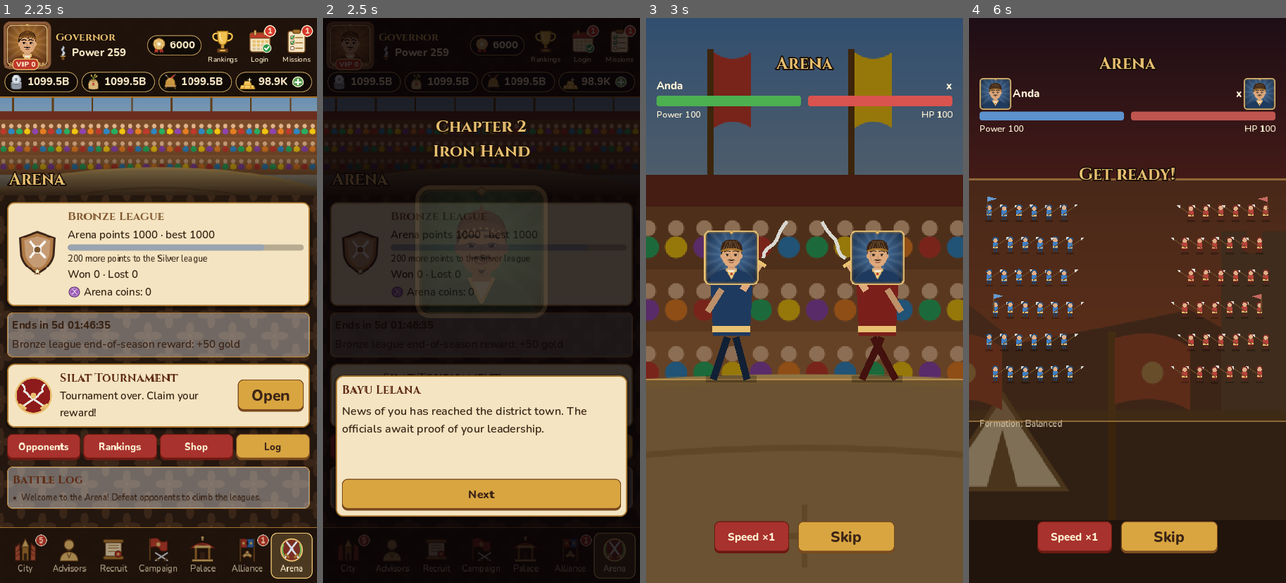
Above: before the commit, frames 1-4 (left to right).
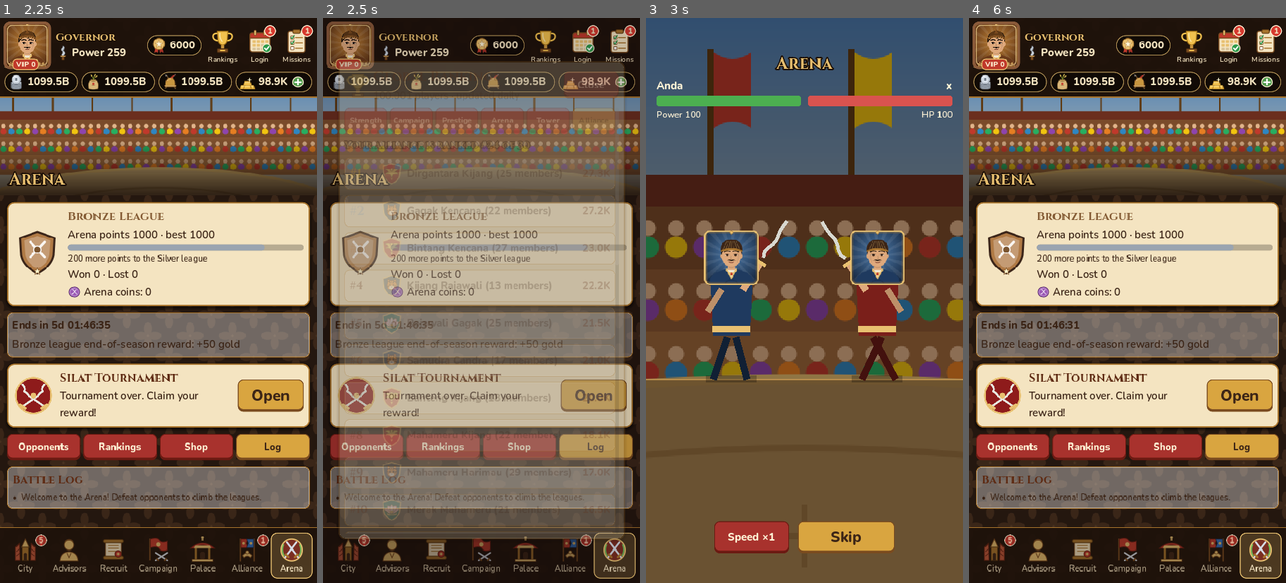
Above: after the commit, the same moments.

Repository: microaltech/tlg
Game: Godot game, scene res://tools/i18n_check.tscn
The game is run twice, just before and just after one commit, with the same random seed, the same clock (stepped at 60 frames per second) and the same inputs. This scene is started directly instead of the project's main scene.
Inputs (mouse positions are in pixels of both pictures, inside the frame that each line leads up to):
- Up to frame 1 (2.25 s): click (28, 46) at 0.52 s; click (221, 46) at 1.27 s; click (259, 46) at 2.02 s
- Up to frame 2 (2.5 s): no input
- Up to frame 3 (3 s): click (804, 323) at 2.75 s, where only the run after the commit has a clickable "Accept the surrender and buil…"
- Up to frame 4 (6 s): click "Skip" at 3.5 s; click "Next" at 4.25 s; click "Skip" at 5 s; click "Next" at 5.75 s

Frame 1 is identical in both runs. In frame 2, 86% of the frame differs, in the area x 0-100%, y 0-100%; in frame 3, less than 0.1%; in frame 4, 77%.

Commit message:
Tambah Peta Nusantara
Peta pulau-pulau Nusantara dengan 10 wilayah yang ditaklukkan berurutan
lewat tayangan perang (butuh tahap kampanye, prajurit, dan kekuatan tempur
melawan garnisun). Tiap wilayah mengirim upeti per jam yang terkumpul
sampai 12 jam. Ambang Menteri disesuaikan ke 18.500.

Co-Authored-By: Claude Opus 5.5 <noreply@anthropic.com>
Claude-Session: https://claude.ai/code/session_015LtRdrVC8mEHi9d4fpU264

Diff:
--- /dev/null
+++ b/assets/icons/map.svg
@@ -0,0 +1 @@
+<svg xmlns="http://www.w3.org/2000/svg" width="144" height="144" viewBox="0 0 96 96"><defs></defs><path d="M10 20 L34 12 L62 20 L86 12 L86 76 L62 84 L34 76 L10 84 Z" fill="#f4e4c1" stroke="#7a4b1f" stroke-width="3" stroke-linejoin="round"/><path d="M34 12 L34 76 M62 20 L62 84" stroke="#c9a77a" stroke-width="2"/><path d="M16 34 Q24 28 30 40 Q26 52 18 46 Z" fill="#7fa65a"/><path d="M38 58 Q52 52 66 58 Q60 64 40 62 Z" fill="#7fa65a"/><path d="M54 30 Q64 24 72 34 Q68 46 58 42 Z" fill="#7fa65a"/><path d="M24 66 Q40 50 60 40 Q70 34 76 26" stroke="#c0392b" stroke-width="2.5" fill="none" stroke-dasharray="4 3"/><path d="M74 28 L74 12 M74 12 L84 16 L74 20" stroke="#3b2416" stroke-width="2.5" fill="#c0392b"/></svg>
--- a/scripts/core/game_data.gd
+++ b/scripts/core/game_data.gd
@@ -16,7 +16,7 @@
 	{"name": "Camat", "prestige": 300, "max_charges": 4, "mult": 1.25, "level_cap": 40, "child_seats": 3},
 	{"name": "Bupati", "prestige": 1500, "max_charges": 5, "mult": 1.5, "level_cap": 60, "child_seats": 4},
 	{"name": "Gubernur", "prestige": 6000, "max_charges": 6, "mult": 2.0, "level_cap": 80, "child_seats": 5},
-	{"name": "Menteri", "prestige": 17500, "max_charges": 7, "mult": 2.5, "level_cap": 100, "child_seats": 6},
+	{"name": "Menteri", "prestige": 18500, "max_charges": 7, "mult": 2.5, "level_cap": 100, "child_seats": 6},
 	{"name": "Perdana Menteri", "prestige": 40000, "max_charges": 8, "mult": 3.0, "level_cap": 150, "child_seats": 8},
 ]
 
@@ -1058,6 +1058,38 @@
 	"Perguruan Kerinci", "Perguruan Salak", "Perguruan Slamet"]
 
 
+## Peta Nusantara: wilayah ditaklukkan berurutan (butuh tahap kampanye dan wilayah
+## sebelumnya). Tiap wilayah memberi upeti per jam = "per_hour" x hasil urusan "kind"
+## saat ini, terkumpul paling lama MAP_TRIBUTE_HOURS jam. "pos": posisi di peta (0..1).
+const MAP_TRIBUTE_HOURS := 12.0
+const MAP_POWER_BASE := 2500.0  ## kekuatan garnisun = BASE x GROWTH^tahap syarat
+const MAP_POWER_GROWTH := 1.072
+const MAP_PRESTIGE_PER_STAGE := 3  ## prestise saat menaklukkan = tahap syarat x ini
+const MAP_SOLDIER_FACTOR := 1.5  ## prajurit yang dikerahkan = prajurit musuh tahap syarat x ini
+const REGIONS := [
+	{"id": "mataram", "name": "Mataram", "island": "Jawa", "pos": [0.44, 0.80], "stage": 0, "kind": "silver",
+		"per_hour": 0.1, "desc": "Ibu kota Tuan di jantung tanah Jawa."},
+	{"id": "pasundan", "name": "Pasundan", "island": "Jawa", "pos": [0.33, 0.79], "stage": 8, "kind": "grain",
+		"per_hour": 0.1, "desc": "Tanah Sunda yang subur dengan sawah bertingkat."},
+	{"id": "majapahit", "name": "Majapahit", "island": "Jawa", "pos": [0.56, 0.80], "stage": 14, "kind": "soldiers",
+		"per_hour": 0.1, "desc": "Bekas pusat kerajaan besar dengan prajurit tangguh."},
+	{"id": "sriwijaya", "name": "Sriwijaya", "island": "Sumatra", "pos": [0.22, 0.58], "stage": 20, "kind": "silver",
+		"per_hour": 0.1, "desc": "Bandar dagang di tepi Sungai Musi."},
+	{"id": "bali", "name": "Bali", "island": "Bali", "pos": [0.645, 0.82], "stage": 28, "kind": "grain",
+		"per_hour": 0.1, "desc": "Pulau seribu pura dengan subak yang tersohor."},
+	{"id": "kutai", "name": "Kutai", "island": "Kalimantan", "pos": [0.48, 0.38], "stage": 36, "kind": "silver",
+		"per_hour": 0.1, "desc": "Kerajaan tertua Nusantara di tepi Mahakam."},
+	{"id": "samudra_pasai", "name": "Samudra Pasai", "island": "Sumatra", "pos": [0.08, 0.22], "stage": 44,
+		"kind": "soldiers", "per_hour": 0.1, "desc": "Pelabuhan ramai di ujung utara Sumatra."},
+	{"id": "nusa_tenggara", "name": "Nusa Tenggara", "island": "Nusa Tenggara", "pos": [0.76, 0.85], "stage": 52,
+		"kind": "grain", "per_hour": 0.1, "desc": "Gugusan pulau dengan padang sabana dan kuda Sandel."},
+	{"id": "gowa", "name": "Gowa", "island": "Sulawesi", "pos": [0.66, 0.60], "stage": 60, "kind": "soldiers",
+		"per_hour": 0.1, "desc": "Kerajaan pelaut dengan armada pinisi."},
+	{"id": "ternate", "name": "Ternate", "island": "Maluku", "pos": [0.83, 0.42], "stage": 68, "kind": "silver",
+		"per_hour": 0.1, "desc": "Pulau rempah yang diperebutkan bangsa-bangsa."},
+]
+
+
 ## Festival musiman bertema hari besar Indonesia. Tanggal tetap memakai "start"/"end"
 ## [bulan, tanggal] tiap tahun (boleh melewati tahun baru); hari raya yang mengikuti
 ## kalender Hijriah memakai "dates" per tahun: [[bln, tgl mulai], [bln, tgl akhir]].
--- a/scripts/core/game_model.gd
+++ b/scripts/core/game_model.gd
@@ -125,6 +125,8 @@
 var horses := {}
 ## Turnamen Silat minggu ini: {week, champion, power, opponents, wins, out, claimed}. Kosong bila belum mendaftar.
 var silat := {}
+## Peta Nusantara: owned (id wilayah), collect_t (waktu upeti terakhir diambil).
+var territory := {}
 var rng := RandomNumberGenerator.new()
 
 
@@ -136,6 +138,7 @@
 	expeditions = []
 	horses = {}
 	silat = {}
+	territory = {"owned": ["mataram"], "collect_t": now}
 	buildings = {"levels": {"istana": 1, "pasar": 0, "lumbung": 0, "barak": 0}, "job": {}}
 	cosmetics = {"owned": ["frame_kayu", "costume_lord"], "frame": "frame_kayu", "costume": "costume_lord"}
 	equipment = []
@@ -3457,6 +3460,108 @@
 	return _ok("%s kini menunggangi %s." % [Data.counselor_def(counselor_id)["name"], Data.HORSES[id]["name"]])
 
 
+# --- Peta Nusantara -----------------------------------------------------------------
+
+func region_def(id: String) -> Dictionary:
+	for r in Data.REGIONS:
+		if r["id"] == id:
+			return r
+	return {}
+
+
+func region_owned(id: String) -> bool:
+	return territory.get("owned", []).has(id)
+
+
+func region_power(id: String) -> int:
+	return int(Data.MAP_POWER_BASE * pow(Data.MAP_POWER_GROWTH, int(region_def(id)["stage"])))
+
+
+func region_soldiers(id: String) -> int:
+	return int(Data.stage_info(int(region_def(id)["stage"]))["enemy_soldiers"] * Data.MAP_SOLDIER_FACTOR)
+
+
+## Wilayah berikutnya yang bisa diserang (urutan REGIONS), atau "" bila semua sudah dikuasai.
+func next_region() -> String:
+	for r in Data.REGIONS:
+		if not region_owned(r["id"]):
+			return r["id"]
+	return ""
+
+
+func region_win_chance(id: String) -> float:
+	var a := pow(float(maxi(1, combat_power())), 3.0)
+	var b := pow(float(maxi(1, region_power(id))), 3.0)
+	return a / (a + b)
+
+
+## Upeti per jam saat ini: {silver, grain, soldiers}.
+func tribute_per_hour() -> Dictionary:
+	var out := {"silver": 0, "grain": 0, "soldiers": 0}
+	for id in territory.get("owned", []):
+		var r := region_def(id)
+		out[r["kind"]] += int(affair_yield(r["kind"]) * float(r["per_hour"]))
+	return out
+
+
+func tribute_hours(now: float) -> float:
+	return clampf((now - float(territory.get("collect_t", now))) / 3600.0, 0.0, Data.MAP_TRIBUTE_HOURS)
+
+
+func tribute_pending(now: float) -> Dictionary:
+	var hours := tribute_hours(now)
+	var out := {}
+	var per := tribute_per_hour()
+	for k in per:
+		out[k] = int(per[k] * hours)
+	return out
+
+
+func collect_tribute(now: float) -> Dictionary:
+	var pending := tribute_pending(now)
+	territory["collect_t"] = now
+	if pending.values().all(func(v): return v <= 0):
+		return _fail("Belum ada upeti yang terkumpul.")
+	var text := _give_rewards(pending)
+	_track("tribute")
+	changed.emit()
+	return _ok("Upeti wilayah: %s." % text)
+
+
+## Serang wilayah berikutnya. Prajurit dikerahkan (habis) baik menang maupun kalah;
+## menang menguasai wilayah dan menambah upeti.
+func conquer_region(id: String, now: float) -> Dictionary:
+	var r := region_def(id)
+	if r.is_empty():
+		return _fail("Wilayah tidak dikenal.")
+	if region_owned(id):
+		return _fail("%s sudah dikuasai." % r["name"])
+	if id != next_region():
+		return _fail("Kuasai %s lebih dulu." % region_def(next_region())["name"])
+	if stage < int(r["stage"]):
+		return _fail("%s bisa diserang setelah menang Tahap %d." % [r["name"], r["stage"]])
+	var need := region_soldiers(id)
+	if soldiers < need:
+		return _fail("Prajurit tidak cukup (butuh %d)." % need)
+	collect_tribute(now)  # upeti lama dihitung dengan wilayah lama
+	soldiers -= need
+	_track("conquest")
+	var win := rng.randf() < region_win_chance(id)
+	var result: Dictionary
+	if win:
+		territory["owned"].append(id)
+		territory["collect_t"] = now
+		var gained := int(r["stage"]) * Data.MAP_PRESTIGE_PER_STAGE
+		prestige += gained
+		result = _ok("%s ditaklukkan! -%d prajurit, +%d prestise. Upeti %s bertambah." % [r["name"], need,
+			gained, resource_name(r["kind"])])
+	else:
+		result = _ok("Serangan ke %s gagal. %d prajurit gugur. Perkuat pasukan dan coba lagi." % [r["name"], need])
+	result["win"] = win
+	changed.emit()
+	return result
+
+
 # --- Turnamen Silat ---------------------------------------------------------------
 
 func silat_unlocked() -> bool:
@@ -4226,6 +4331,7 @@
 		"expeditions": expeditions,
 		"horses": horses,
 		"silat": silat,
+		"territory": territory,
 		"cosmetics": cosmetics,
 	}
 
@@ -4279,6 +4385,12 @@
 			r["equip"] = str(src_r["equip"])
 		expeditions.append({"dest": str(e["dest"]), "counselor": str(e["counselor"]),
 			"end_t": float(e.get("end_t", now)), "reward": r})
+	var src_terr: Dictionary = d.get("territory", {})
+	if not src_terr.is_empty():
+		territory = {"owned": [], "collect_t": float(src_terr.get("collect_t", now))}
+		for r in Data.REGIONS:
+			if src_terr.get("owned", []).has(r["id"]) or r["id"] == "mataram":
+				territory["owned"].append(r["id"])
 	var src_silat: Dictionary = d.get("silat", {})
 	if not Data.counselor_def(str(src_silat.get("champion", ""))).is_empty():
 		var others := []
--- a/scripts/ui/main.gd
+++ b/scripts/ui/main.gd
@@ -113,6 +113,9 @@
 var _avatar_key := ""  ## kostum+bingkai yang sedang tampil di avatar header
 var _profile_overlay: Control
 var _silat_overlay: Control
+var _map_overlay: Control
+var _map_box: VBoxContainer
+var _map_pick := ""  ## wilayah yang dipilih di peta
 var _silat_box: VBoxContainer
 var _profile_box: VBoxContainer
 var _build_timer := {}  ## {label, bar, rush, total} untuk pembangunan yang berjalan
@@ -657,6 +660,8 @@
 		_fill_profile()
 	if is_instance_valid(_silat_overlay):
 		_fill_silat()
+	if is_instance_valid(_map_overlay):
+		_fill_map()
 	_update_avatar()
 	if is_instance_valid(_pass_overlay):
 		_fill_pass()
@@ -1103,6 +1108,18 @@
 	_label(box, "Tips: latih penasihat berkekuatan tinggi agar korban lebih sedikit. "
 		+ "Rekrut prajurit di menu Kota.", "SmallLabel")
 
+	var map_card := _card(box)
+	map_card.add_child(_tex(Art.icon("map"), 92))
+	var mcol := _col(map_card)
+	_label(mcol, "Peta Nusantara", "CardTitle")
+	_label(mcol, "Wilayah %d / %d · upeti siap %d jam" % [model.territory["owned"].size(), Data.REGIONS.size(),
+		int(model.tribute_hours(Game.now()))], "CardLabel")
+	var mb := _button(map_card, "Buka", func():
+		_show_map()
+		return null, true, "", "GoldButton" if model.tribute_hours(Game.now()) >= 1.0 else "GreenButton")
+	mb.size_flags_vertical = Control.SIZE_SHRINK_CENTER
+	mb.custom_minimum_size.x = 150
+
 	var tower_card := _card(box)
 	tower_card.add_child(_tex(Art.icon("tower"), 92))
 	var tcol := _col(tower_card)
@@ -1919,6 +1936,176 @@
 			int(opp["power"]) % 3], "win": win, "bg": "arena",
 		"detail": "%+d poin arena · +%d koin arena%s" % [r["delta"], r["coins"],
 			" · +%d perak" % Data.ARENA_WIN["silver"] if win else ""]})
+
+
+# --- Peta Nusantara -----------------------------------------------------------------
+
+## Garis pantai pulau-pulau (koordinat 0..1 dari kotak peta), digambar sederhana.
+const MAP_ISLANDS := [
+	[[0.03, 0.15], [0.10, 0.12], [0.20, 0.35], [0.30, 0.60], [0.32, 0.72], [0.27, 0.74], [0.16, 0.58], [0.06, 0.35]],
+	[[0.29, 0.76], [0.40, 0.75], [0.52, 0.76], [0.61, 0.79], [0.60, 0.84], [0.48, 0.85], [0.36, 0.84], [0.29, 0.81]],
+	[[0.625, 0.80], [0.66, 0.80], [0.665, 0.84], [0.63, 0.845]],
+	[[0.69, 0.83], [0.73, 0.83], [0.74, 0.86], [0.70, 0.86]],
+	[[0.75, 0.85], [0.80, 0.84], [0.82, 0.87], [0.76, 0.88]],
+	[[0.83, 0.84], [0.88, 0.83], [0.89, 0.86], [0.84, 0.87]],
+	[[0.33, 0.30], [0.40, 0.12], [0.52, 0.08], [0.58, 0.20], [0.57, 0.45], [0.50, 0.58], [0.40, 0.56], [0.34, 0.45]],
+	[[0.62, 0.30], [0.70, 0.25], [0.76, 0.28], [0.68, 0.33], [0.67, 0.42], [0.72, 0.48], [0.68, 0.50], [0.67, 0.62],
+		[0.63, 0.66], [0.62, 0.50], [0.60, 0.40]],
+	[[0.81, 0.33], [0.84, 0.32], [0.85, 0.40], [0.82, 0.41]],
+	[[0.80, 0.52], [0.84, 0.51], [0.85, 0.55], [0.81, 0.56]],
+	[[0.88, 0.45], [0.95, 0.42], [1.0, 0.50], [1.0, 0.72], [0.92, 0.66], [0.88, 0.55]],
+]
+
+
+func _show_map() -> void:
+	if is_instance_valid(_map_overlay):
+		return
+	var p := _open_panel("Peta Nusantara", "map", _close_map, 0.03, 0.97)
+	_map_overlay = p["overlay"]
+	_map_box = p["content"]
+	p["subtitle"].text = "Taklukkan wilayah demi wilayah. Tiap wilayah mengirim upeti tiap jam."
+	_map_pick = model.next_region() if model.next_region() != "" else "mataram"
+	_fill_map()
+
+
+func _close_map() -> void:
+	if is_instance_valid(_map_overlay):
+		Audio.play("click")
+		_map_overlay.queue_free()
+	_map_overlay = null
+
+
+## Status wilayah untuk warna penanda: owned, ready (bisa diserang), soon (tahap belum cukup), locked.
+func _region_state(id: String) -> String:
+	if model.region_owned(id):
+		return "owned"
+	if id != model.next_region():
+		return "locked"
+	return "ready" if model.stage >= int(model.region_def(id)["stage"]) else "soon"
+
+
+func _fill_map() -> void:
+	_clear(_map_box)
+	var now: float = Game.now()
+	var w: float = _map_box.size.x if _map_box.size.x > 100.0 else size.x * 0.92 - 56.0
+	var map := Control.new()
+	map.custom_minimum_size = Vector2(w, w * 0.62)
+	map.clip_contents = true
+	_map_box.add_child(map)
+	map.draw.connect(func(): _draw_map(map))
+	for r in Data.REGIONS:
+		var id: String = r["id"]
+		var pos := Vector2(float(r["pos"][0]), float(r["pos"][1])) * map.custom_minimum_size
+		var b := Button.new()
+		b.flat = true
+		b.position = pos - Vector2(30, 30)
+		b.size = Vector2(60, 60)
+		b.pressed.connect(func():
+			Audio.play("click")
+			_map_pick = id
+			_fill_map())
+		map.add_child(b)
+		var name_l := Label.new()
+		name_l.text = r["name"]
+		name_l.add_theme_font_size_override("font_size", 15)
+		name_l.add_theme_color_override("font_color", Color("fff3d6"))
+		name_l.add_theme_color_override("font_outline_color", Color(0.1, 0.05, 0.02))
+		name_l.add_theme_constant_override("outline_size", 5)
+		name_l.position = pos + Vector2(-60, 18)
+		name_l.size = Vector2(120, 20)
+		name_l.horizontal_alignment = HORIZONTAL_ALIGNMENT_CENTER
+		name_l.mouse_filter = Control.MOUSE_FILTER_IGNORE
+		map.add_child(name_l)
+
+	# Upeti
+	var trib := _inner_box(_map_box)
+	var per: Dictionary = model.tribute_per_hour()
+	var pending: Dictionary = model.tribute_pending(now)
+	_label(trib, "Upeti per jam: %s" % _reward_text(per), "CardLabel").add_theme_font_override("font", UI.font_bold)
+	var hours: float = model.tribute_hours(now)
+	_bar(trib, hours, Data.MAP_TRIBUTE_HOURS, Color("e0a030"))
+	_label(trib, "Terkumpul %.1f / %d jam: %s" % [hours, int(Data.MAP_TRIBUTE_HOURS),
+		_reward_text(pending) if pending.values().any(func(v): return v > 0) else "belum ada"], "SmallLabel") \
+		.add_theme_color_override("font_color", UI.INK)
+	_button(trib, "Ambil Upeti", func(): return model.collect_tribute(Game.now()), hours >= 0.05, "chest", "GoldButton",
+		false, "coin")
+
+	# Wilayah terpilih
+	var r: Dictionary = model.region_def(_map_pick)
+	if r.is_empty():
+		return
+	var card := _inner_box(_map_box)
+	var state := _region_state(_map_pick)
+	_label(card, "%s · %s" % [r["name"], r["island"]], "CardTitle")
+	_label(card, r["desc"], "SmallLabel").add_theme_color_override("font_color", UI.INK)
+	_label(card, "Upeti: %s per jam" % _reward_text({r["kind"]: int(model.affair_yield(r["kind"]) * float(r["per_hour"]))}),
+		"SmallLabel").add_theme_color_override("font_color", UI.GREEN.darkened(0.3))
+	match state:
+		"owned":
+			_label(card, "Wilayah Tuan.", "CardLabel").add_theme_font_override("font", UI.font_bold)
+		"locked":
+			_label(card, "Kuasai %s lebih dulu." % model.region_def(model.next_region())["name"], "CardLabel")
+		_:
+			var power: int = model.region_power(_map_pick)
+			var need: int = model.region_soldiers(_map_pick)
+			var chance: float = model.region_win_chance(_map_pick)
+			_label(card, "Garnisun: kekuatan %s · Anda %s" % [_num(power), _num(model.combat_power())], "SmallLabel") \
+				.add_theme_color_override("font_color", UI.INK)
+			_label(card, "Mengerahkan %s prajurit (Anda punya %s)" % [_num(need), _num(model.soldiers)], "SmallLabel") \
+				.add_theme_color_override("font_color", UI.INK if model.soldiers >= need else UI.RED)
+			if state == "soon":
+				_label(card, "Bisa diserang setelah menang Tahap %d." % r["stage"], "CardLabel") \
+					.add_theme_color_override("font_color", UI.RED)
+			else:
+				_label(card, "Peluang menang %d%%" % roundi(chance * 100), "SmallLabel") \
+					.add_theme_color_override("font_color", UI.GREEN.darkened(0.3) if chance >= 0.5 else UI.RED)
+			var rid: String = _map_pick
+			var ok: bool = state == "ready" and model.soldiers >= need
+			_button(card, "Serang %s" % r["name"], func():
+				var my_power: int = model.combat_power()
+				var res: Dictionary = model.conquer_region(rid, Game.now())
+				if not res.has("win"):
+					return res
+				var win: bool = res["win"]
+				var ratio := float(power) / maxi(1, my_power)
+				var plan: Dictionary = model.battle_plan(clampf(1.0 - 0.6 * ratio, 0.15, 0.9) if win else 0.0,
+					0.0 if win else clampf(1.0 - 0.6 / maxf(ratio, 0.01), 0.1, 0.9), need + rid.length())
+				_play_battle(plan, {"title": tr("Penaklukan %s") % tr(r["name"]), "me_name": model.me_name(),
+					"them_name": tr("Garnisun %s") % tr(r["name"]), "me_count": need, "them_count": need,
+					"me_portrait": model.lord_portrait(), "them_portrait": Data.ENEMIES[rid.length() % Data.ENEMIES.size()]["id"],
+					"win": win, "detail": res["msg"], "bg": "campaign",
+					"headline": "DITAKLUKKAN!" if win else "KALAH..."})
+				return null, ok, "attack", "GoldButton" if ok else "", false, "attack")
+
+
+func _draw_map(map: Control) -> void:
+	var sz := map.custom_minimum_size
+	map.draw_rect(Rect2(Vector2.ZERO, sz), Color("2e6f9e"))
+	for i in 18:
+		var y := sz.y * (i + 0.5) / 18.0
+		map.draw_line(Vector2(0, y), Vector2(sz.x, y + 6), Color(1, 1, 1, 0.05), 2)
+	for isle in MAP_ISLANDS:
+		var pts := PackedVector2Array()
+		for p in isle:
+			pts.append(Vector2(p[0], p[1]) * sz)
+		map.draw_colored_polygon(pts, Color("7fa65a"))
+		pts.append(pts[0])
+		map.draw_polyline(pts, Color("e8d4a0"), 3)
+	for r in Data.REGIONS:
+		var pos := Vector2(r["pos"][0], r["pos"][1]) * sz
+		var state := _region_state(r["id"])
+		var fill: Color = {"owned": UI.GOLD, "ready": Color("d63a2f"), "soon": Color("e08a2a"), "locked": Color("6a6a6a")}[state]
+		if r["id"] == _map_pick:
+			map.draw_circle(pos, 26, Color(1, 1, 1, 0.9))
+		map.draw_circle(pos, 20, Color("3b2416"))
+		map.draw_circle(pos, 17, fill)
+		if state == "owned":
+			map.draw_line(pos + Vector2(-5, 9), pos + Vector2(-5, -11), Color("3b2416"), 3)
+			map.draw_colored_polygon(PackedVector2Array([pos + Vector2(-4, -11), pos + Vector2(10, -6),
+				pos + Vector2(-4, -1)]), Color("c0392b"))
+		elif state == "ready":
+			map.draw_line(pos + Vector2(-8, -8), pos + Vector2(8, 8), Color("fff3d6"), 3)
+			map.draw_line(pos + Vector2(8, -8), pos + Vector2(-8, 8), Color("fff3d6"), 3)
 
 
 # --- Turnamen Silat -----------------------------------------------------------------
--- a/tests/run_tests.gd
+++ b/tests/run_tests.gd
@@ -27,7 +27,7 @@
 		"test_lb_rank", "test_lb_top", "test_lb_alliances_reward", "test_items_use", "test_items_sources",
 		"test_skills", "test_bonds", "test_prison", "test_exam_officials", "test_banquet",
 		"test_story", "test_away_report", "test_lord_name", "test_notification_plan", "test_soldiers_eat_grain", "test_pattern_translation", "test_do_all", "test_rateup", "test_equipment", "test_tower", "test_honor", "test_ads", "test_pass", "test_offers", "test_achievements", "test_save_code",
-		"test_formation", "test_battle_plan", "test_festival_calendar", "test_festival_flow", "test_cosmetics", "test_buildings", "test_expeditions", "test_horses", "test_story_choices", "test_duel_plan", "test_silat",
+		"test_formation", "test_battle_plan", "test_festival_calendar", "test_festival_flow", "test_cosmetics", "test_buildings", "test_expeditions", "test_horses", "test_story_choices", "test_duel_plan", "test_silat", "test_territory",
 	]:
 		call(t)
 	print("%d cek, %d gagal" % [_count, _failures])
@@ -2091,3 +2091,48 @@
 	check(weak.silver == silver + 20000 and not weak.owns_cosmetic("frame_silat"), "hadiah gugur di perempat final")
 	var wb := weak.silat_bracket()
 	check(wb[0][0][2] == 0, "bagan: lawan maju setelah jagoan kalah")
+
+
+func test_territory() -> void:
+	var m := fresh()
+	var t := 1000.0
+	check(m.region_owned("mataram") and m.next_region() == "pasundan", "ibu kota Mataram sejak awal")
+	check(not m.conquer_region("majapahit", t)["ok"], "harus berurutan")
+	check(not m.conquer_region("pasundan", t)["ok"], "butuh tahap kampanye")
+	var per := m.tribute_per_hour()
+	check(per["silver"] > 0 and per["grain"] == 0, "upeti dari Mataram")
+	check(not m.collect_tribute(t)["ok"], "upeti belum terkumpul")
+	var silver := m.silver
+	check(m.collect_tribute(t + 7200.0)["ok"] and m.silver == silver + per["silver"] * 2, "upeti 2 jam")
+	check(m.tribute_pending(t + 7200.0 + 100 * 3600.0)["silver"] == per["silver"] * int(Data.MAP_TRIBUTE_HOURS),
+		"upeti dibatasi 12 jam")
+	m.stage = 8
+	m.soldiers = 0
+	check(not m.conquer_region("pasundan", t)["ok"], "butuh prajurit")
+	m.soldiers = 1 << 40
+	m.counselors["arya"]["level"] = 5000
+	var prestige := m.prestige
+	var r := m.conquer_region("pasundan", t + 7200.0)
+	check(r["ok"] and r["win"] and m.region_owned("pasundan") and m.prestige > prestige, "taklukkan Pasundan")
+	check(m.soldiers < 1 << 40 and m.tribute_per_hour()["grain"] > 0, "prajurit dikerahkan, upeti pangan bertambah")
+	check(m.region_power("ternate") > m.region_power("pasundan") * 50, "garnisun makin kuat")
+	var weak := fresh()
+	weak.stage = 8
+	weak.soldiers = 1 << 40
+	var lost := 0
+	weak.counselors["arya"]["level"] = 1
+	weak.counselors["sekar"]["level"] = 1
+	for i in 5:
+		var lr := weak.conquer_region("pasundan", t)
+		if lr["ok"] and not lr["win"]:
+			lost += 1
+	check(lost >= 1, "kekuatan kurang bisa kalah")
+	var m2 := Model.new()
+	m2.from_dict(JSON.parse_string(JSON.stringify(m.to_dict())), t)
+	check(var_to_str(m2.territory) == var_to_str(m.territory), "simpan/muat wilayah")
+	var bad := m.to_dict()
+	bad["territory"] = {"owned": ["atlantis", "bali"], "collect_t": 5.0}
+	m2.from_dict(bad, t)
+	check(m2.territory["owned"] == ["mataram", "bali"], "wilayah rusak dibersihkan, ibu kota tetap")
+	for reg in Data.REGIONS:
+		check(reg["kind"] in ["silver", "grain", "soldiers"], "jenis upeti %s valid" % reg["id"])
--- a/tools/i18n_check.gd
+++ b/tools/i18n_check.gd
@@ -181,7 +181,7 @@
 	var panels := ["_show_missions", "_show_login", "_show_event", "_show_store", "_show_vip", "_show_bag",
 		"_show_story", "_show_settings", "_show_privacy", "_show_help", "_show_equipment", "_show_tower",
 		"_show_pass", "_show_achievements", "_show_offers", "_show_promotion", "_show_expeditions", "_show_stable",
-		"_show_profile", "_show_silat"]
+		"_show_profile", "_show_silat", "_show_map"]
 	if not Game.model.festival.is_empty():
 		panels.append("_show_festival")
 	for f in panels:
--- a/tools/sim_economy.gd
+++ b/tools/sim_economy.gd
@@ -70,6 +70,7 @@
 	print("  kampanye: %d menang, %d kalah; sesi tertahan batas level: %d" % [
 		stats["wins"], stats["fails"], stats["level_capped"]])
 	print("  bangunan: ", m.buildings["levels"])
+	print("  wilayah: ", m.territory["owned"])
 	print("  penasihat: %d/%d, bintang total %d, cerita bab %d" % [
 		m.counselors.size(), Data.COUNSELORS.size(), m.story_metric("stars_total"), m.story["chapter"] + 1])
 
@@ -161,6 +162,13 @@
 					r_i += 1
 				if r_i < riders.size():
 					m.assign_horse(id, riders[r_i])
+
+	# Peta: ambil upeti, serang wilayah berikutnya bila peluang >= 60% dan prajurit cukup (sisakan cadangan).
+	m.collect_tribute(now)
+	var nr := m.next_region()
+	if nr != "" and m.stage >= int(m.region_def(nr)["stage"]) and m.region_win_chance(nr) >= 0.6 \
+			and m.soldiers >= m.region_soldiers(nr) * 2:
+		m.conquer_region(nr, now)
 
 	# Turnamen Silat: daftarkan penasihat terkuat, bertanding sampai gugur/juara, klaim.
 	if m.silat_unlocked():
Not shown, added: assets/icons/map.svg.import
Not shown, changed: translations/en.tsv
Not shown, changed: docs/balance.md
